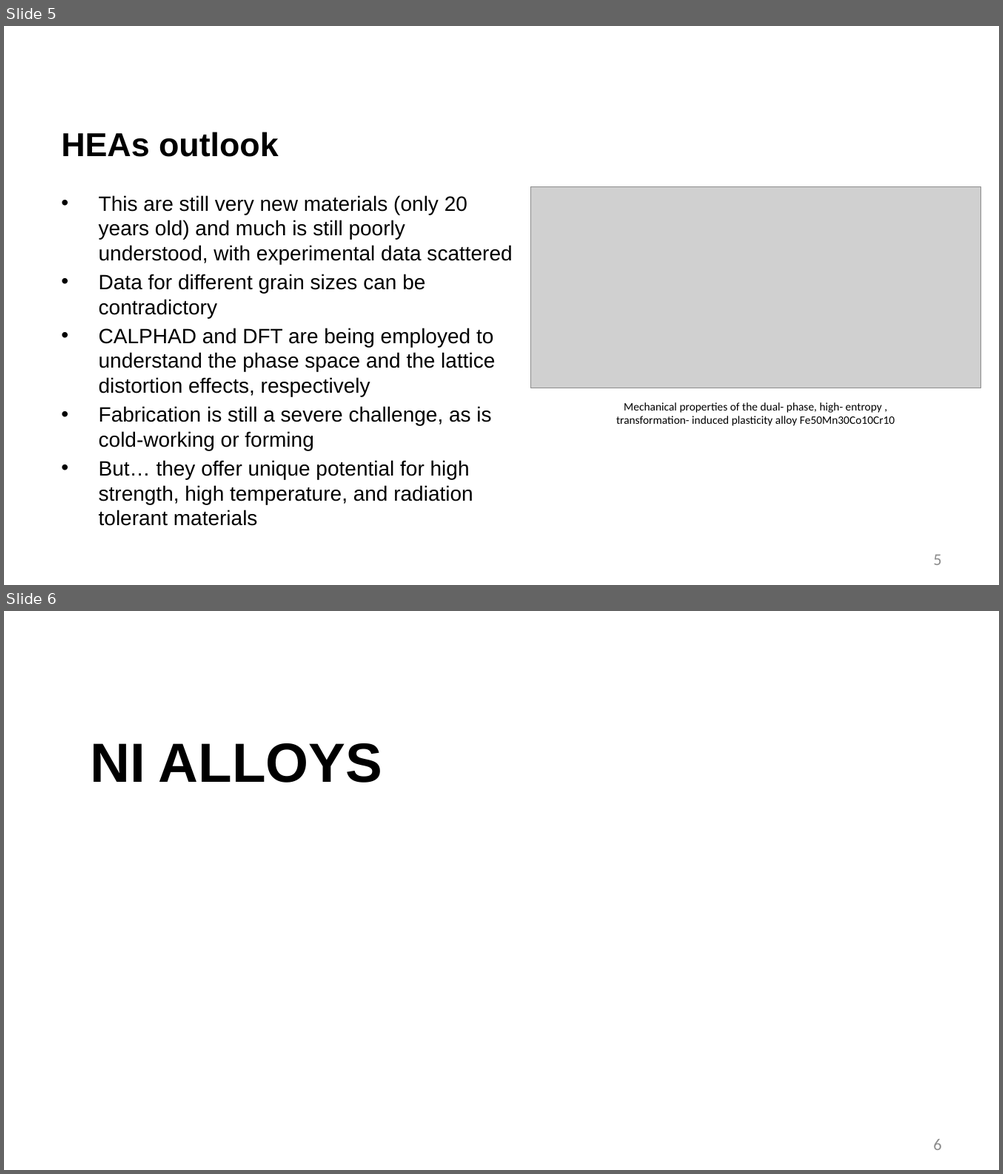
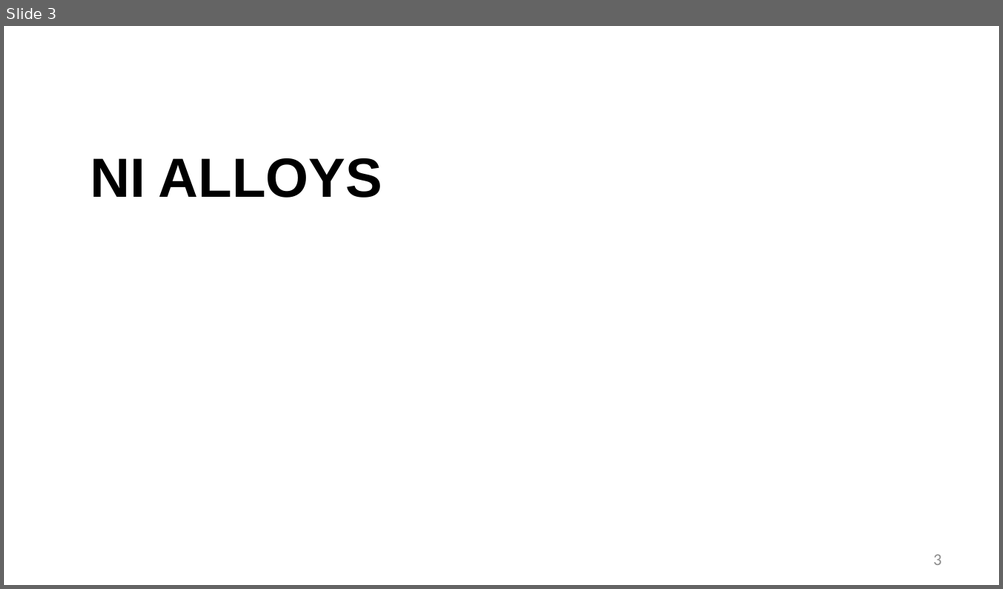
Before and after one commit to benbeeler/TEACHING, a slide deck: Advanced Reactor Materials/Fall2026/Lec21_AdvancedCladding_RRs.pptx. Shown one above the other, each under a label of ours: slides 5 and 6 before the commit, slide 3 after it. The pictures are 1003x1174 and 1003x589 pixels, drawn with LibreOffice and Linux fonts; fonts in the diff are those of the drawing; grey boxes stand for pictures; background and template pictures are left out. Boxes give left, top, right and bottom in pixels: in the first picture for what was removed or moved away, otherwise in the second. Text is boxed around its words. In the diff, an @@ line names an element or a change of style, - is before the commit and + after.

```diff
--- a/Advanced Reactor Materials/Fall2026/Lec21_AdvancedCladding_RRs.pptx
+++ b/Advanced Reactor Materials/Fall2026/Lec21_AdvancedCladding_RRs.pptx
@@ slide 5 removed at [4,26,999,585], background #FFFFFF @@
@@ title removed at [61,132,279,157] @@
-HEAs outlook
@@ text removed at [99,195,512,526] @@
-• This are still very new materials (only 20 years old) and much is still poorly understood, with experimental data scattered
-• Data for different grain sizes can be contradictory
-• CALPHAD and DFT are being employed to understand the phase space and the lattice distortion effects, respectively
-• Fabrication is still a severe challenge, as is cold-working or forming
-• But… they offer unique potential for high strength, high temperature, and radiation tolerant materials
@@ picture removed at [531,187,981,389] @@
@@ text removed at [616,403,894,426] @@
-Mechanical properties of the dual- phase, high- entropy , transformation- induced plasticity alloy Fe50Mn30Co10Cr10
@@ page number removed at [933,554,941,565] @@
-5
@@ what was slide 6 is now slide 3 @@
@@ page number at [933,554,941,565]: text changed @@
-6
+3
```
Also in this commit, not shown: 2 other slides removed, 7 other files.
